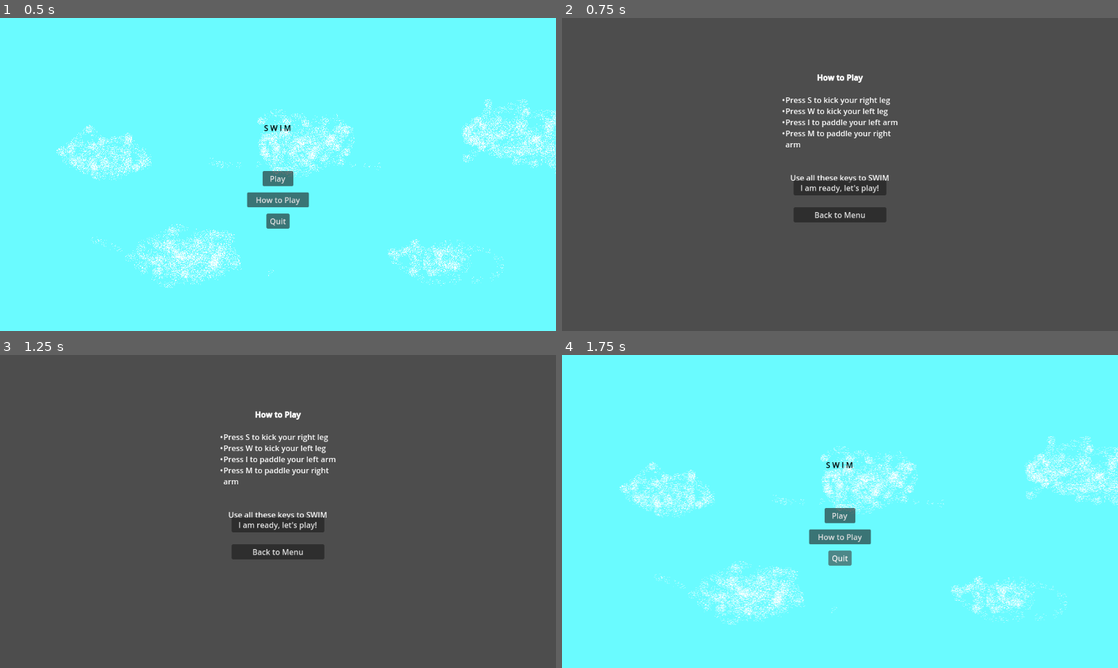
Above: before the commit, frames 1-4 (two rows, left to right).
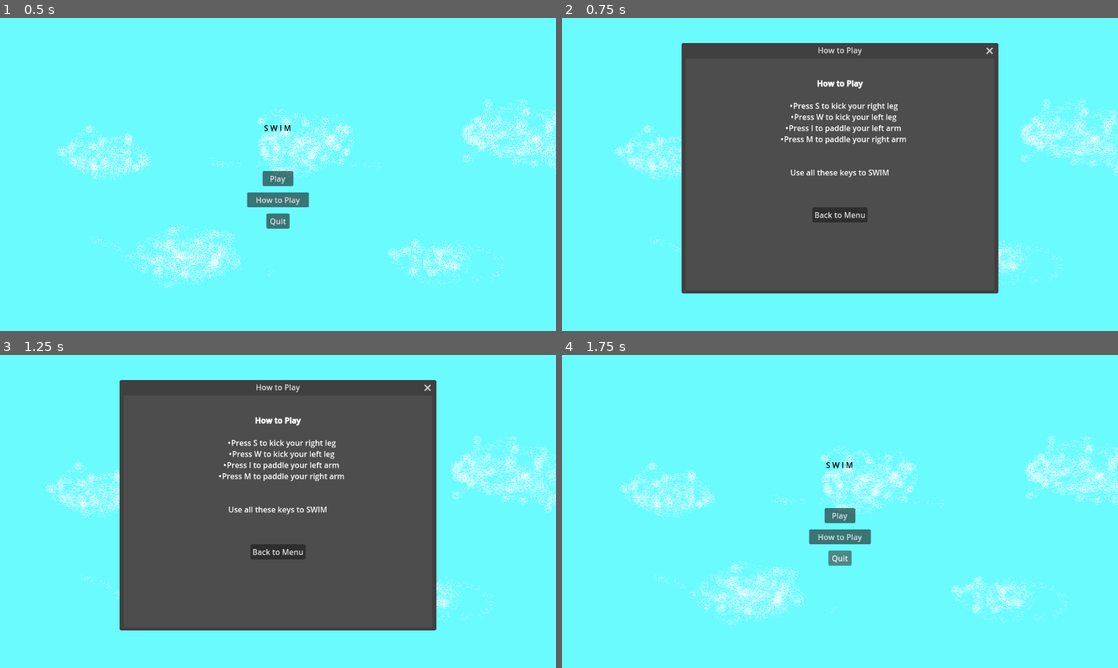
Above: after the commit, the same moments.

Repository: acnolan/Pixel-Game-Jam-2024
Game: Godot game, scene res://scenes/menu/start_screen.tscn
Two runs of this game, one before a commit and one after it. Both use one fixed random seed, a clock stepped at 60 frames per second and the inputs below.
Inputs:
- Up to frame 1 (0.5 s): no input
- Up to frame 2 (0.75 s): click "How to Play" at 0.5 s
- Up to frame 3 (1.25 s): no input
- Up to frame 4 (1.75 s): click "Back to Menu" at 1.25 s

Frame 1 is identical in both runs. In frame 2, 58% of the frame differs, in the area x 0-100%, y 0-100%; in frame 3, 58%; in frame 4, nothing differs.

Commit message:
Better how to play popup

Diff:
--- /dev/null
+++ b/scenes/menu/Window.gd
@@ -0,0 +1,7 @@
+extends Window
+
+func _ready():
+	hide()
+
+func _on_close_requested():
+	hide()
--- a/scenes/menu/how_to_play.tscn
+++ b/scenes/menu/how_to_play.tscn
@@ -9,37 +9,25 @@
 anchors_preset = 15
 anchor_right = 1.0
 anchor_bottom = 1.0
-offset_left = 440.0
+offset_left = 8.0
 offset_top = 112.0
-offset_right = -440.0
+offset_right = -8.0
 offset_bottom = -282.0
 grow_horizontal = 2
 grow_vertical = 2
 bbcode_enabled = true
-text = "[center][b]How to Play[/b][/center]
+text = "[center][b]How to Play[/b]
 
 [ul]Press S to kick your right leg[/ul]
 [ul]Press W to kick your left leg[/ul]
 [ul]Press I to paddle your left arm[/ul]
 [ul]Press M to paddle your right arm[/ul]
 
-[center]
+
 Use all these keys to SWIM
 [/center]
 "
 fit_content = true
-
-[node name="Play" type="Button" parent="."]
-anchors_preset = 15
-anchor_right = 1.0
-anchor_bottom = 1.0
-offset_left = 480.0
-offset_top = 336.0
-offset_right = -480.0
-offset_bottom = -281.0
-grow_horizontal = 2
-grow_vertical = 2
-text = "I am ready, let's play!"
 
 [node name="Menu" type="Button" parent="."]
 anchors_preset = 15
@@ -53,5 +41,4 @@
 grow_vertical = 2
 text = "Back to Menu"
 
-[connection signal="pressed" from="Play" to="." method="_on_play_pressed"]
 [connection signal="pressed" from="Menu" to="." method="_on_menu_pressed"]
--- a/scenes/menu/start_screen.tscn
+++ b/scenes/menu/start_screen.tscn
@@ -1,8 +1,10 @@
-[gd_scene load_steps=5 format=3 uid="uid://df4ndp5of4s5n"]
+[gd_scene load_steps=7 format=3 uid="uid://df4ndp5of4s5n"]
 
 [ext_resource type="Script" path="res://scripts/start_screen.gd" id="1_q5x0k"]
 [ext_resource type="AudioStream" uid="uid://dvcebhxupgj8k" path="res://sounds/music/AndrewWritesAReallyBasicTitleTheme.mp3" id="2_d7nff"]
 [ext_resource type="Texture2D" uid="uid://coh2bpahqfsgk" path="res://art/water/sky.png" id="3_aqejs"]
+[ext_resource type="PackedScene" uid="uid://o1x6rriseppc" path="res://scenes/menu/how_to_play.tscn" id="4_1lsss"]
+[ext_resource type="Script" path="res://scenes/menu/Window.gd" id="4_3b2eq"]
 
 [sub_resource type="GDScript" id="GDScript_qy5o6"]
 script/source = "extends ParallaxBackground
@@ -78,6 +80,17 @@
 position = Vector2(2224, 336)
 texture = ExtResource("3_aqejs")
 
+[node name="Window" type="Window" parent="."]
+title = "How to Play"
+initial_position = 2
+size = Vector2i(640, 480)
+visible = false
+content_scale_mode = 2
+script = ExtResource("4_3b2eq")
+
+[node name="HowToPlay" parent="Window" instance=ExtResource("4_1lsss")]
+
 [connection signal="pressed" from="Play" to="." method="_on_play_pressed"]
 [connection signal="pressed" from="Help" to="." method="_on_help_pressed"]
 [connection signal="pressed" from="Quit" to="." method="_on_quit_pressed"]
+[connection signal="close_requested" from="Window" to="Window" method="_on_close_requested"]
--- a/scripts/how_to_play.gd
+++ b/scripts/how_to_play.gd
@@ -1,7 +1,4 @@
 extends CanvasLayer
-
-func _on_play_pressed():
-	get_tree().change_scene_to_file("res://scenes/world.tscn")
 
 
 func _on_menu_pressed():
--- a/scripts/start_screen.gd
+++ b/scripts/start_screen.gd
@@ -1,4 +1,6 @@
 extends CanvasLayer
+
+@onready var popup = $Window
 
 func _ready():
 	FadeDie.stopAnimation()
@@ -8,7 +10,7 @@
 
 
 func _on_help_pressed():
-	get_tree().change_scene_to_file("res://scenes/menu/how_to_play.tscn")
+	popup.show()
 
 
 func _on_quit_pressed():
